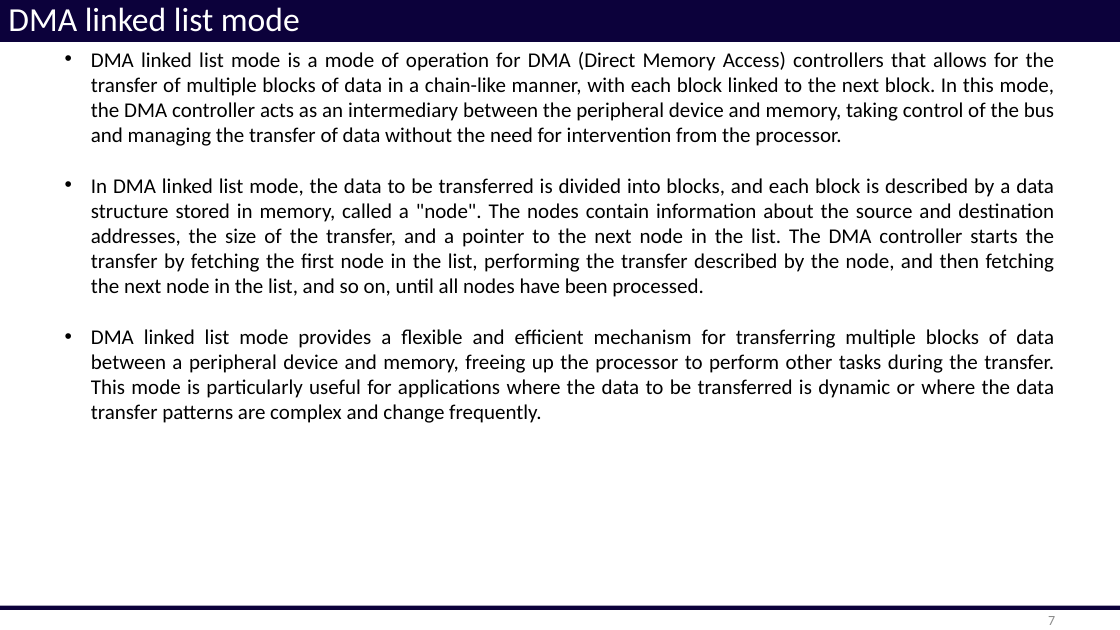
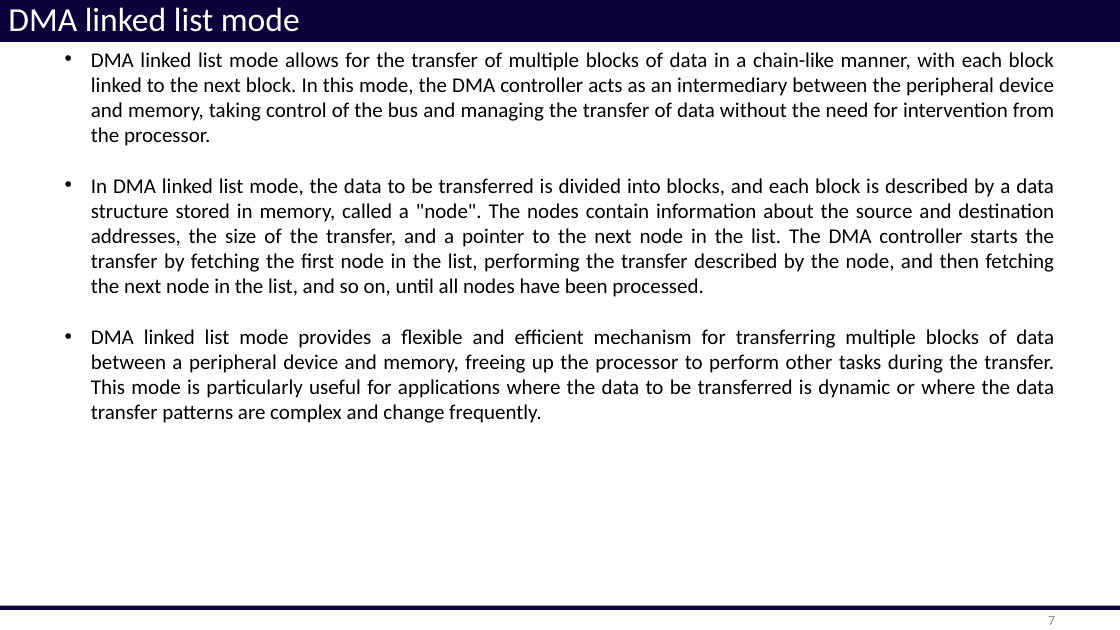
Before and after one commit to phuvg/dma_controller, a slide deck: slide 7 of theory/dma_controller.pptx. Drawn at 1120x630 pixels with LibreOffice and Linux fonts; fonts in the diff are those of the drawing. Boxes give left, top, right and bottom in pixels: in the first picture for what was removed or moved away, otherwise in the second. Text is boxed around its words. In the diff, an @@ line names an element or a change of style, - is before the commit and + after.

```diff
--- a/theory/dma_controller.pptx
+++ b/theory/dma_controller.pptx
@@ text at <box>91,52,1054,146</box>: text changed @@
-• DMA linked list mode is a mode of operation for DMA (Direct Memory Access) controllers that allows for the transfer of multiple blocks of data in a chain-like manner, with each block linked to the next block. In this mode, the DMA controller acts as an intermediary between the peripheral device and memory, taking control of the bus and managing the transfer of data without the need for intervention from the processor.
+• DMA linked list mode allows for the transfer of multiple blocks of data in a chain-like manner, with each block linked to the next block. In this mode, the DMA controller acts as an intermediary between the peripheral device and memory, taking control of the bus and managing the transfer of data without the need for intervention from the processor.
```
Also in this commit, not shown: 2 other slides changed, 4 slides added.
